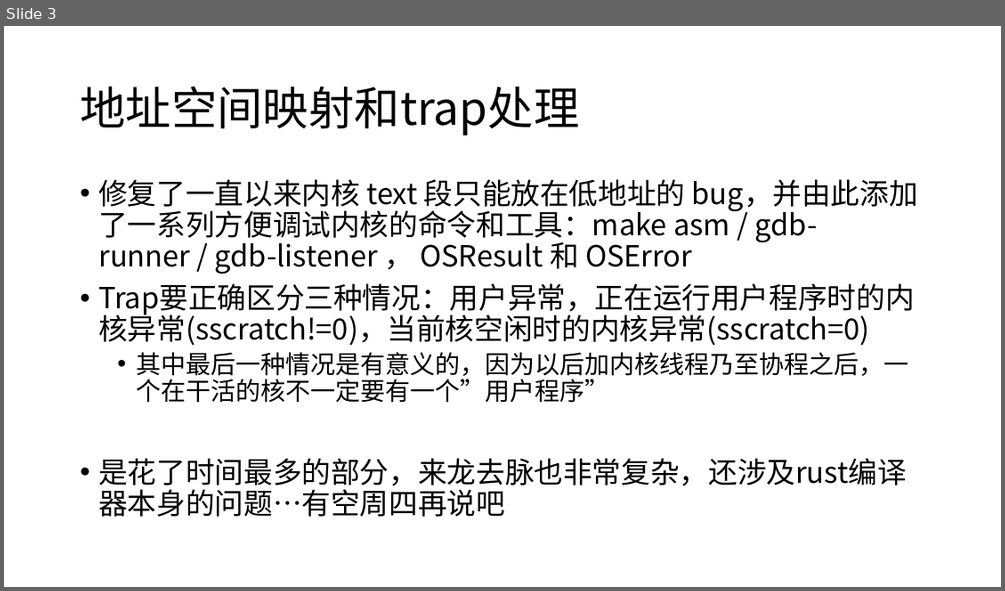
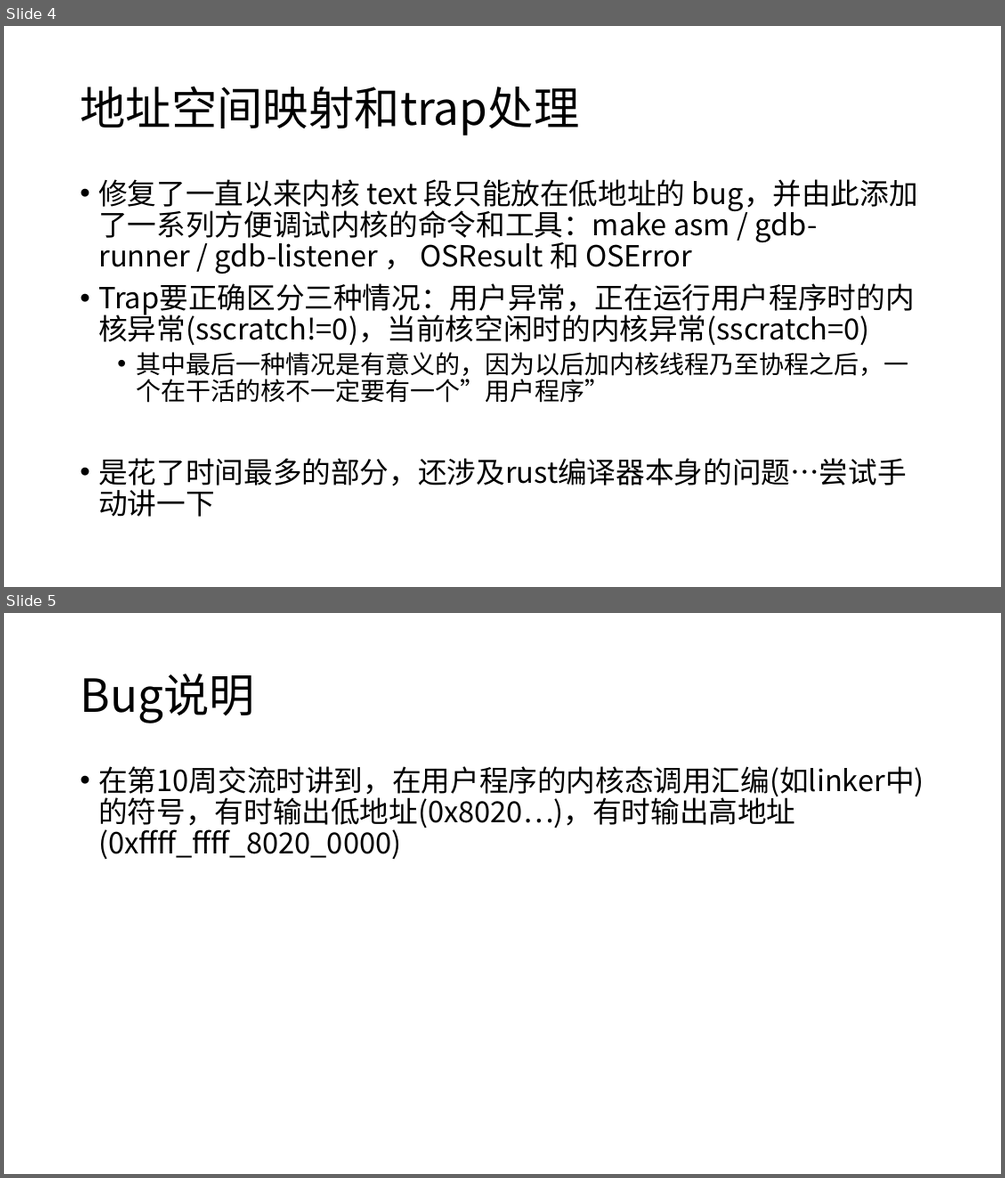
Before and after one commit to scPointer/maturin, a slide deck: repo/0507.pptx. Shown one above the other, each under a label of ours: slide 3 before the commit, slides 4 and 5 after it. The pictures are 1005x591 and 1005x1178 pixels, drawn with LibreOffice and Linux fonts; fonts in the diff are those of the drawing. Boxes give left, top, right and bottom in pixels: in the first picture for what was removed or moved away, otherwise in the second. Text is boxed around its words. In the diff, an @@ line names an element or a change of style, - is before the commit and + after.

```diff
--- a/repo/0507.pptx
+++ b/repo/0507.pptx
@@ slide 5 added at (4,613,1001,1174), background #FFFFFF @@
@@ title added at (80,674,255,723), 44 pt, text #000000 @@
+Bug说明
@@ text added at (98,766,923,859), 28 pt, text #000000 @@
+• 在第10周交流时讲到，在用户程序的内核态调用汇编(如linker中)的符号，有时输出低地址(0x8020…)，有时输出高地址(0xffff_ffff_8020_0000)
@@ what was slide 3 is now slide 4 @@
@@ slide 4 changed as well @@
@@ text at (98,458,906,516): text changed @@
-• 是花了时间最多的部分，来龙去脉也非常复杂，还涉及rust编译器本身的问题…有空周四再说吧
+• 是花了时间最多的部分，还涉及rust编译器本身的问题…尝试手动讲一下
```
Also in this commit, not shown: 4 other slides changed, 8 other slides added, 1 other file.
